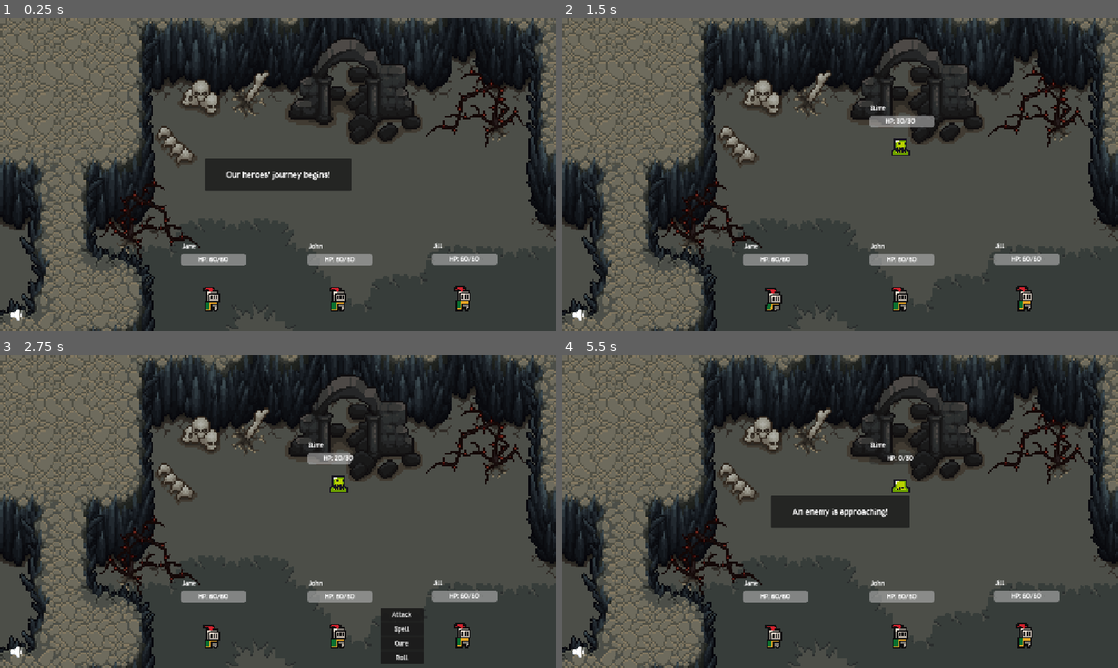
Above: before the commit, frames 1-4 (two rows, left to right).
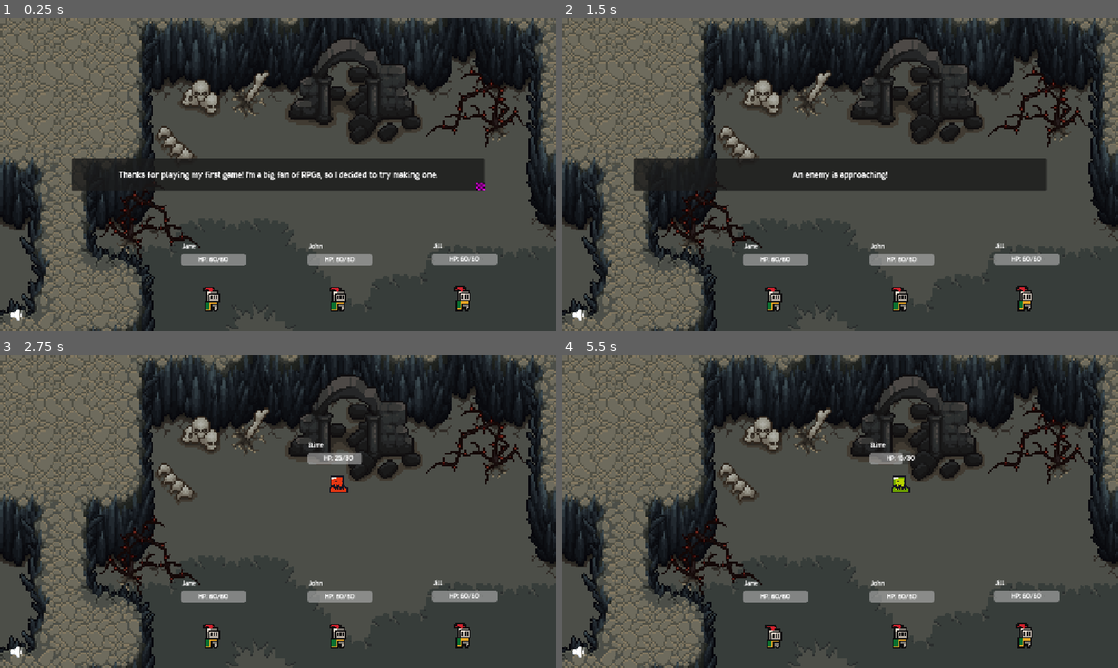
Above: after the commit, the same moments.

Repository: jhobz/rpg-prototype
Game: Godot game, scene res://scenes/game.tscn
The game is run twice, just before and just after one commit, with the same random seed, the same clock (stepped at 60 frames per second) and the same inputs.
Inputs (mouse positions are in pixels of both pictures, inside the frame that each line leads up to):
- Up to frame 1 (0.25 s): no input
- Up to frame 2 (1.5 s): tap Enter (ui_accept) at 0.5, 0.77 s; click (840, 277) at 1.25 s, where only the run before the commit has a clickable "Attack"
- Up to frame 3 (2.75 s): click (278, 627) at 2 s, where only the run after the commit has a clickable "Spell"
- Up to frame 4 (5.5 s): click (962, 614) at 2.75 s, where only the run before the commit has a clickable "Attack"; click (962, 627) at 3.5 s, where only the run after the commit has a clickable "Spell"; click (1090, 614) at 4.25 s, where only the run before the commit has a clickable "Attack"; click (1090, 627) at 5 s, where only the run after the commit has a clickable "Spell"

The runs differ from the first frame. In frame 1, 4.3% of the frame differs, in the area x 12-88%, y 44-56%; in frame 2, 7.2%, in the area x 12-87%, y 27-94%; in frame 3, 1.6%; in frame 4, 2.8%.

Commit message:
dialogue. maybe final idk

Diff:
--- /dev/null
+++ b/dialogue_manager.gd
@@ -0,0 +1,123 @@
+extends Node
+
+var encounter_dialogue: Dictionary = {
+	0: ["Thanks for playing my first game! I'm a big fan of RPGs, so I decided to try making one.",
+		"It should be pretty straightforward if you've ever played an RPG before. Have fun!"],
+	1: ["Nice job! I think there's some tougher enemies ahead, though, so get ready!"],
+	3: ["Okay, I'm gonna level with you. I think I like it. [font_size=8](and I have no idea how to fix it)[/font_size]",
+		"But I think we might've stumbled into gold here. So... we're officially leaning into it.",
+		"It's not a bug, it's a... uh... a CURSE! The [wave]spooooky cuuurrrrse[/wave] of the Demon King!"],
+	4: ["Woah, these next enemies are pretty scary. I think you might be closing in on the [outline_size=8][color=#990000]Demon King[/color][/outline_size]!"]
+}
+var encounter_dialogue_seen := {}
+
+var turn_dialogue_during_replay: Dictionary = {
+	1: {
+		1: ["Huh? Did you do that? ...was that a bug?"],
+		2: ["Okay, you definitely didn't do that...",
+			"I'm gonna go look into it, just hang tight and hope you don't die, I guess?"]
+	}
+}
+var turn_dialogue_during_replay_seen := {}
+
+var turn_dialogue_post_replay: Dictionary = {
+	1: {
+		1: ["You have control again? Well, that's good I guess... not sure why that happened.",
+			"Hopefully that was just a one-time thing, but I'll keep digging."]
+	},
+	2: {
+		1: ["Ooohhh, okay, I get it now. It's just remembering everything you're doing and repeating it?",
+			"Interesting... I'll see what I can do and you... just keep at it. You're doing great, champ."]
+	}
+}
+var turn_dialogue_post_replay_seen := {}
+
+var instruction_tutorial: Array[String] = [
+	"Okay, I've got bad news and good news. The bad news is... I still have no idea what's happening.",
+	"But the good news is, I've hacked together this command list so we can see what the game is doing."
+]
+
+var demon_king_oblivion_dialogue: Array[String] = [
+	"OMG, I just had the coolest idea. You're gonna love this. Ahem...",
+	"[DEEP VOICE] \"Nice commands you've got there. It'd be a shame if something happened to them...\"",
+	"[DEEP VOICE] [font_size=32][outline_size=8][color=#990000][wave]\"OBLIVION!!!\"[/wave][/color][/outline_size][/font_size]"
+]
+var demon_king_oblivion_dialogue_seen := false
+
+var demon_king_post_oblivion_dialogue: Array[String] = [
+	"[DEEP VOICE] \"Now, it's time for some pain.\"",
+	"Haha, cool right? Okay good luck!"
+]
+
+var post_death_dialogue: Dictionary = {
+	0: ["Alright, I admit, that was pretty rough to watch. But look! I've added a way for you to edit your commands!",
+		"Err, I mean... um, you've now learned a [b]SPELL[/b] to fight the [b]CURSE[/b] and... change your fate!",
+		"Now, uh, go forth, adventurer, and defeat the Demon King to break the curse! [font_size=8](man, I'm good)[/font_size]"],
+	1: ["Ouch. Well, it's okay, at least you can rewrite history and try again.",
+		"Wait, \"rewrite history\"...? Should it be a time loop? Maybe it's a time loop."],
+	2: ["Aww man, you have to change all your moves back. Hm... I should fix that in a day 1 patch..."],
+}
+
+var post_death_title: Dictionary = {
+	0: "You succumbed to the [wave][outline_size=16][color=#aa22aa]CURSE![/color][/outline_size][/wave]",
+	2: "You succumbed to the [fgcolor=black]CURSE[/fgcolor] [wave][outline_size=16][color=#aa22aa]TIME LOOP![/color][/outline_size][/wave]"
+}
+
+var game_manager: GameManager = null
+var ui_manager: UIManager = null
+
+func play_encounter_dialogue(encounter_index: int) -> bool:
+	if encounter_index in encounter_dialogue and encounter_index not in encounter_dialogue_seen:
+		ui_manager.queue_messages(encounter_dialogue[encounter_index])
+		encounter_dialogue_seen[encounter_index] = true
+		return true
+	return false
+
+func play_turn_dialogue() -> bool:
+	var encounter_index = Globals.save_state.current_encounter_index
+	var current_instruction := Globals.game_manager.current_instruction_index
+	var during_replay := current_instruction < Globals.game_manager.instructions.size()
+	if during_replay:
+		if encounter_index in turn_dialogue_during_replay:
+			if current_instruction in turn_dialogue_during_replay[encounter_index]:
+				var key = "%d:%d" % [encounter_index, current_instruction]
+				if key not in turn_dialogue_during_replay_seen:
+					turn_dialogue_during_replay_seen[key] = true
+					ui_manager.queue_messages(turn_dialogue_during_replay[encounter_index][current_instruction])
+					return true
+	else:
+		if encounter_index in turn_dialogue_post_replay:
+			var new_instructions = Globals.save_state.new_instructions_this_encounter
+			if new_instructions in turn_dialogue_post_replay[encounter_index]:
+				var key = "%d:%d" % [encounter_index, new_instructions]
+				if key not in turn_dialogue_post_replay_seen:
+					turn_dialogue_post_replay_seen[key] = true
+					ui_manager.queue_messages(turn_dialogue_post_replay[encounter_index][new_instructions])
+					return true
+	return false
+
+func play_instruction_tutorial_dialogue():
+	ui_manager.queue_messages(instruction_tutorial)
+
+func play_demon_king_oblivion_dialogue():
+	if demon_king_oblivion_dialogue_seen:
+		ui_manager.queue_message(demon_king_oblivion_dialogue[2])
+	else:
+		demon_king_oblivion_dialogue_seen = true
+		ui_manager.queue_messages(demon_king_oblivion_dialogue)
+
+func play_demon_king_post_oblivion_dialogue():
+	ui_manager.queue_messages(demon_king_post_oblivion_dialogue)
+
+func play_post_death_dialogue() -> bool:
+	if Globals.save_state.current_run_count in post_death_dialogue:
+		ui_manager.queue_messages(post_death_dialogue[Globals.save_state.current_run_count])
+		return true
+	return false
+
+func get_post_death_title():
+	var title = post_death_title[0]
+	for i in range(0, Globals.save_state.current_run_count + 1):
+		if i in post_death_title:
+			title = post_death_title[i]
+	return title
--- a/globals.gd
+++ b/globals.gd
@@ -8,7 +8,10 @@
 	"has_seen_instruction_tutorial": false,
 	"has_seen_editing_tutorial": false,
 	"current_run": null,
+	"current_encounter_index": 0,
 	"current_battle_index": 0,
+	"new_instructions_this_encounter": 0,
+	"current_run_count": 0,
 }
 
 var default_music: AudioStream = preload("res://assets/audio/11. Dangerous Cave.ogg")
@@ -20,6 +23,15 @@
 
 func start_next_run():
 	next_run_requested.emit()
+	save_state.current_run_count += 1
+
+func start_battle(battle_index: int):
+	save_state.current_battle_index = battle_index
+
+func start_encounter(encounter_index: int):
+	save_state.current_encounter_index = encounter_index
+	save_state.new_instructions_this_encounter = 0
+	start_battle(0)
 
 func _input(event: InputEvent) -> void:
 	if event.is_action_released('debug_increase_game_speed'):
--- a/logic/game_states/BattleSetup.gd
+++ b/logic/game_states/BattleSetup.gd
@@ -43,10 +43,12 @@
 	enemies.add_character(enemy)
 	game_manager.current_enemy = enemy
 	enemy.position = %DummyEnemy.position
-	_next_battle += 1
 	battle_idle_state.init()
 
-	if Globals.save_state.has_cleared_first_encounter and !Globals.save_state.has_seen_instruction_tutorial:
+	Globals.start_battle(_next_battle)
+	_next_battle += 1
+
+	if Globals.save_state.current_encounter_index == 2 and !Globals.save_state.has_seen_instruction_tutorial:
 		return instruction_tutorial_state
 
 	return battle_idle_state
--- a/logic/game_states/EncounterSetup.gd
+++ b/logic/game_states/EncounterSetup.gd
@@ -14,7 +14,6 @@
 func init():
 	ui_manager.set_instructions_input_enabled(false)
 	_current_encounter = 0
-	Globals.save_state.current_battle_index = 0
 
 func enter():
 	if !Globals.save_state.current_run:
@@ -22,23 +21,20 @@
 	else:
 		assert(Globals.save_state.current_run == run)
 
-	Globals.dialogue_completed.connect(_on_dialogue_completed)
-
-	if _current_encounter == 0 or _current_encounter < run.encounters.size():
+	if _current_encounter <= run.encounters.size():
+		Globals.start_encounter(_current_encounter)
+		if DialogueManager.play_encounter_dialogue(_current_encounter):
+			Globals.dialogue_completed.connect(_on_dialogue_completed)
+			_has_advanced_dialogue = false
 		encounter_started.emit(run.encounters[_current_encounter])
 
 	if _current_encounter == 0:
-		_has_advanced_dialogue = false
-		ui_manager.queue_message("Our heroes' journey begins!", 2)
 		for character in CharacterManager.player_characters:
 			character.refill_hp()
 			character.visible = true
-	elif _current_encounter < run.encounters.size():
-		_has_advanced_dialogue = false
-		ui_manager.queue_message("More enemies have been spotted!", 2)
 
 func exit():
-	Globals.dialogue_completed.disconnect(_on_dialogue_completed)
+	pass
 
 func process(_delta: float) -> State:
 	if _current_encounter >= run.encounters.size():
@@ -53,3 +49,4 @@
 
 func _on_dialogue_completed():
 	_has_advanced_dialogue = true
+	Globals.dialogue_completed.disconnect(_on_dialogue_completed)
--- a/logic/game_states/InstructionTutorial.gd
+++ b/logic/game_states/InstructionTutorial.gd
@@ -10,10 +10,7 @@
 	Globals.dialogue_completed.connect(_on_dialogue_completed)
 	_has_advanced_dialogue = false
 	ui_manager.toggle_instruction_list(true)
-	ui_manager.queue_message("What's this? It looks like your previous actions...")
-	ui_manager.queue_message("Oh that's right, it's the, uh... uh... the curse!\nYeah, that's right, the curse that we all just forgot about!")
-	ui_manager.queue_message("The party is probably, uh... FORCED to follow the actions from the last battle! Yeah, that's it.")
-	ui_manager.queue_message("Anyways... good luck!")
+	DialogueManager.play_instruction_tutorial_dialogue()
 
 func exit() -> void:
 	Globals.save_state.has_seen_instruction_tutorial = true
--- a/logic/game_states/RunResults.gd
+++ b/logic/game_states/RunResults.gd
@@ -12,13 +12,13 @@
 	Globals.next_run_requested.connect(_on_next_run_requested)
 	_was_shown_dialogue = false
 
-	if !Globals.save_state.has_seen_editing_tutorial:
+	if DialogueManager.play_post_death_dialogue():
 		Globals.dialogue_completed.connect(on_dialogue_completed)
+		ui_manager._clear_run_results()
 		_was_shown_dialogue = true
 		_has_advanced_dialogue = false
-		ui_manager.queue_message("The party perished! But the adventure does not end there...\nUse the left panel to modify your moves and try again!")
 	else:
-		ui_manager.populate_run_results(Globals.save_state.current_run, Globals.save_state.current_battle_index)
+		ui_manager.populate_run_results(Globals.save_state.current_run)
 
 	ui_manager.set_instructions_input_enabled(true)
 	ui_manager.show_run_results()
@@ -41,7 +41,7 @@
 func on_dialogue_completed():
 	_has_advanced_dialogue = true
 	Globals.save_state.has_seen_editing_tutorial = true
-	ui_manager.populate_run_results(Globals.save_state.current_run, Globals.save_state.current_battle_index)
+	ui_manager.populate_run_results(Globals.save_state.current_run)
 
 func _on_next_run_requested() -> void:
 	_ready_for_next_run = true
--- a/logic/turn_states/action_source.gd
+++ b/logic/turn_states/action_source.gd
@@ -15,8 +15,7 @@
 	super.enter()
 	instruction = game_manager.get_current_instruction()
 	if instruction.action.action_name == "Oblivion" and instruction.action.iteration_count == 0:
-		ui_manager.queue_message("Demon King: \"Heh heh...that's a nice action list you've got there.\"")
-		ui_manager.queue_message("Demon King: \"It would be a shame if something were to happen to it!\"")
+		DialogueManager.play_demon_king_oblivion_dialogue()
 		Globals.dialogue_completed.connect(_on_dialogue_completed)
 		is_awaiting_dialogue = true
 		return
--- a/logic/turn_states/action_target.gd
+++ b/logic/turn_states/action_target.gd
@@ -23,15 +23,17 @@
 	else:
 		game_manager.execute_instruction(instruction)
 
-	match instruction.action.default_target:
-		Action.DefaultActionTarget.NONE:
-			return
-		Action.DefaultActionTarget.SELF:
-			return
-
 	is_animating = true
 	animated_sprite = target.get_node("AnimatedSprite2D")
 	animated_sprite.animation_finished.connect(_on_animated_sprite_animation_finished)
+
+	match instruction.action.default_target:
+		Action.DefaultActionTarget.NONE:
+			cleanup()
+			return
+		Action.DefaultActionTarget.SELF:
+			cleanup()
+			return
 
 	if instruction.action.default_target == Action.DefaultActionTarget.ENEMY_ALL:
 		for character in CharacterManager.player_characters:
@@ -59,9 +61,13 @@
 func cleanup():
 	animated_sprite.animation_finished.disconnect(_on_animated_sprite_animation_finished)
 	is_animating = false
-	if instruction.action.action_name == "Oblivion" and instruction.action.iteration_count == 0:
+
+	if instruction.source is PlayerCharacter and DialogueManager.play_turn_dialogue():
 		is_awaiting_dialogue = true
-		ui_manager.queue_message("Demon King: \"Now, it's time for some pain.\"")
+		Globals.dialogue_completed.connect(_on_dialogue_completed)
+	elif instruction.action.action_name == "Oblivion" and instruction.action.iteration_count == 0:
+		DialogueManager.play_demon_king_post_oblivion_dialogue()
+		is_awaiting_dialogue = true
 		Globals.dialogue_completed.connect(_on_dialogue_completed)
 
 func _on_animated_sprite_animation_finished():
--- a/project.godot
+++ b/project.godot
@@ -23,6 +23,7 @@
 
 Globals="*res://globals.gd"
 CharacterManager="*res://character_manager.gd"
+DialogueManager="*res://dialogue_manager.gd"
 
 [display]
 
--- a/scenes/game_manager.gd
+++ b/scenes/game_manager.gd
@@ -17,6 +17,7 @@
 
 func _ready() -> void:
 	Globals.game_manager = self
+	DialogueManager.ui_manager = ui_manager
 	ui_manager.ready.connect(
 		func():
 			state_machine.init_state_machine()
@@ -43,6 +44,7 @@
 
 	instructions.append(instruction)
 	ui_manager.add_instruction(instruction)
+	Globals.save_state.new_instructions_this_encounter += 1
 
 func playback_current_instruction():
 	turn_state_machine.change_state(action_source_state)
--- a/scenes/ui.tscn
+++ b/scenes/ui.tscn
@@ -234,18 +234,27 @@
 layout_mode = 2
 size_flags_horizontal = 4
 size_flags_vertical = 4
-theme_override_constants/margin_left = 50
+theme_override_constants/margin_left = 25
 theme_override_constants/margin_top = 25
-theme_override_constants/margin_right = 50
+theme_override_constants/margin_right = 25
 theme_override_constants/margin_bottom = 25
 
-[node name="Status" type="Label" parent="HSplitContainer/MarginContainer/StatusContainer/PanelContainer/MarginContainer"]
+[node name="Status" type="RichTextLabel" parent="HSplitContainer/MarginContainer/StatusContainer/PanelContainer/MarginContainer"]
 unique_name_in_owner = true
 visibility_layer = 2
 z_index = 2
-layout_mode = 2
-theme_override_font_sizes/font_size = 20
+custom_minimum_size = Vector2(900, 0)
+layout_mode = 2
+theme_override_font_sizes/bold_italics_font_size = 20
+theme_override_font_sizes/italics_font_size = 20
+theme_override_font_sizes/mono_font_size = 20
+theme_override_font_sizes/normal_font_size = 20
+theme_override_font_sizes/bold_font_size = 20
+bbcode_enabled = true
 text = "An enemy is approaching!"
+fit_content = true
+scroll_active = false
+autowrap_mode = 2
 horizontal_alignment = 1
 vertical_alignment = 1
 metadata/_edit_use_anchors_ = true
--- a/scenes/ui_manager.gd
+++ b/scenes/ui_manager.gd
@@ -3,7 +3,7 @@
 
 @onready var instructions_control: InstructionsUIManager = %Instructions
 @onready var status_container: CenterContainer = %StatusContainer
-@onready var status_label: Label = %Status
+@onready var status_label: RichTextLabel = %Status
 @onready var run_results_panel: VBoxContainer = %RunResultsPanel
 @onready var results_container: HFlowContainer = %ResultsContainer
 @onready var advance_dialogue_icon: TextureRect = %AdvanceDialogueIcon
@@ -52,6 +52,10 @@
 
 	_messages.push_back(message_data)
 
+func queue_messages(messages: Array, duration: float = 0):
+	for message in messages:
+		queue_message(message, duration)
+
 func show_message() -> void:
 	if _messages.size() == 0:
 		return
@@ -79,19 +83,25 @@
 # Run results
 
 func show_run_results() -> void:
+	var title = run_results_panel.get_node("Panel/MarginContainer/VBoxContainer/ResultsTitle")
+	title.text = DialogueManager.get_post_death_title()
 	run_results_panel.show()
 
 func hide_run_results() -> void:
 	run_results_panel.hide()
 
-func populate_run_results(run: Run, last_battle_index: int) -> void:
+func populate_run_results(run: Run) -> void:
 	_clear_run_results()
 
-	var i := 0
+	var current_encounter_index = Globals.save_state.current_encounter_index
+	var current_battle_index = Globals.save_state.current_battle_index
+	var encounter_index := 0
+
 	for encounter in run.encounters:
 		var scene: PackedScene = load("res://scenes/UI/results_encounter_group.tscn")
 		var node := scene.instantiate()
 		results_container.add_child(node)
+		var battle_index := 0
 
 		for battle in encounter.battles:
 			for enemy in battle.enemies:
@@ -102,7 +112,7 @@
 				enemy_node.texture = npc.end_screen_image_dead
 				enemy_node.custom_minimum_size = enemy_node.texture.get_size() * scale_factor
 
-				if last_battle_index == i:
+				if encounter_index == current_encounter_index and battle_index == current_battle_index:
 					enemy_node.texture = npc.end_screen_image_alive
 					enemy_node.material = null
 
@@ -112,10 +122,14 @@
 				# possibly do this on a delay
 				enemy_node.show()
 				await get_tree().create_timer(0.1).timeout
-				i += 1
+				battle_index += 1
 
-				if i > last_battle_index:
+				if encounter_index == current_encounter_index and battle_index > current_battle_index:
 					return
+
+		encounter_index += 1
+		if encounter_index > current_encounter_index:
+			return
 
 func _clear_run_results() -> void:
 	for child in results_container.get_children():
Not shown, added: dialogue_manager.gd.uid
